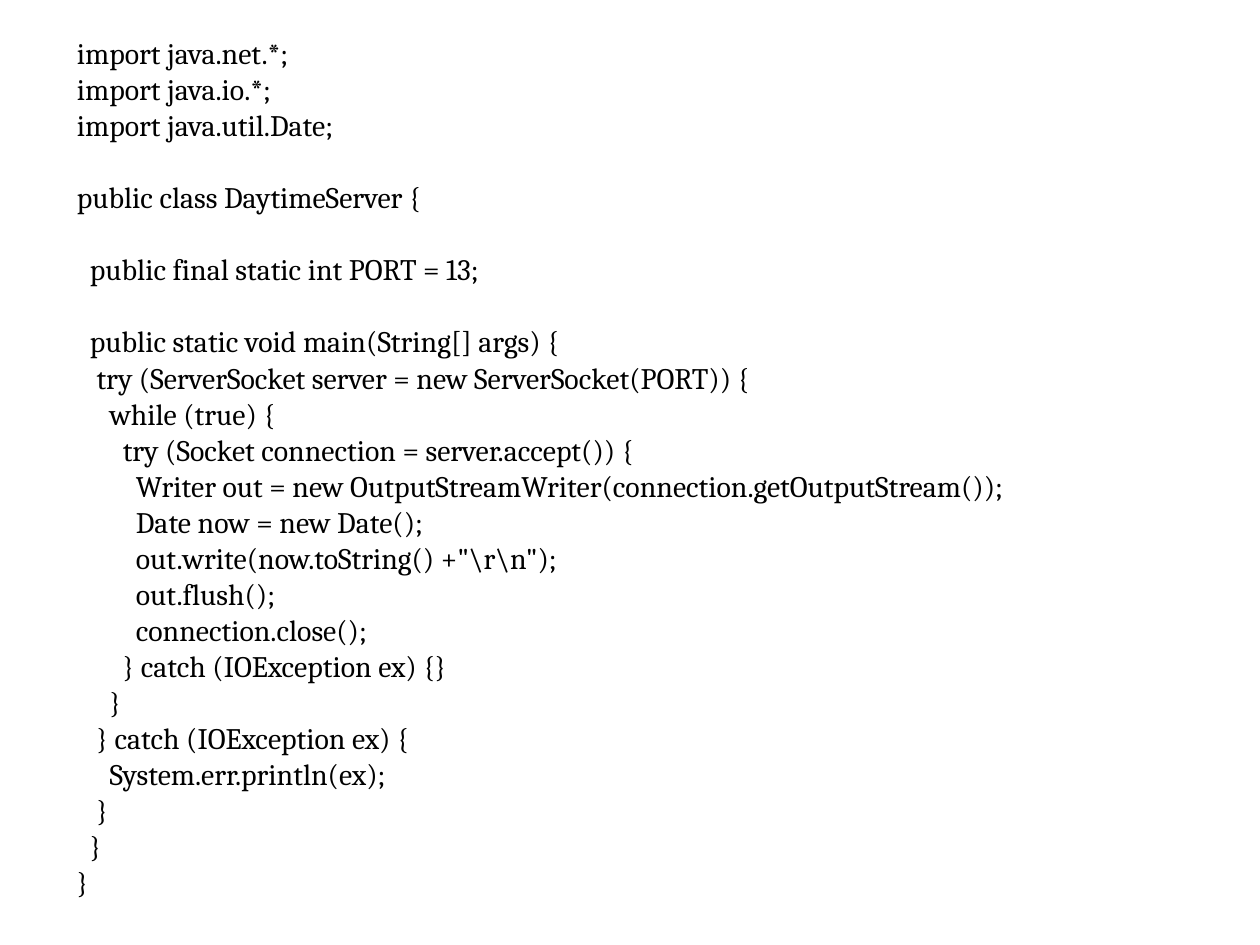
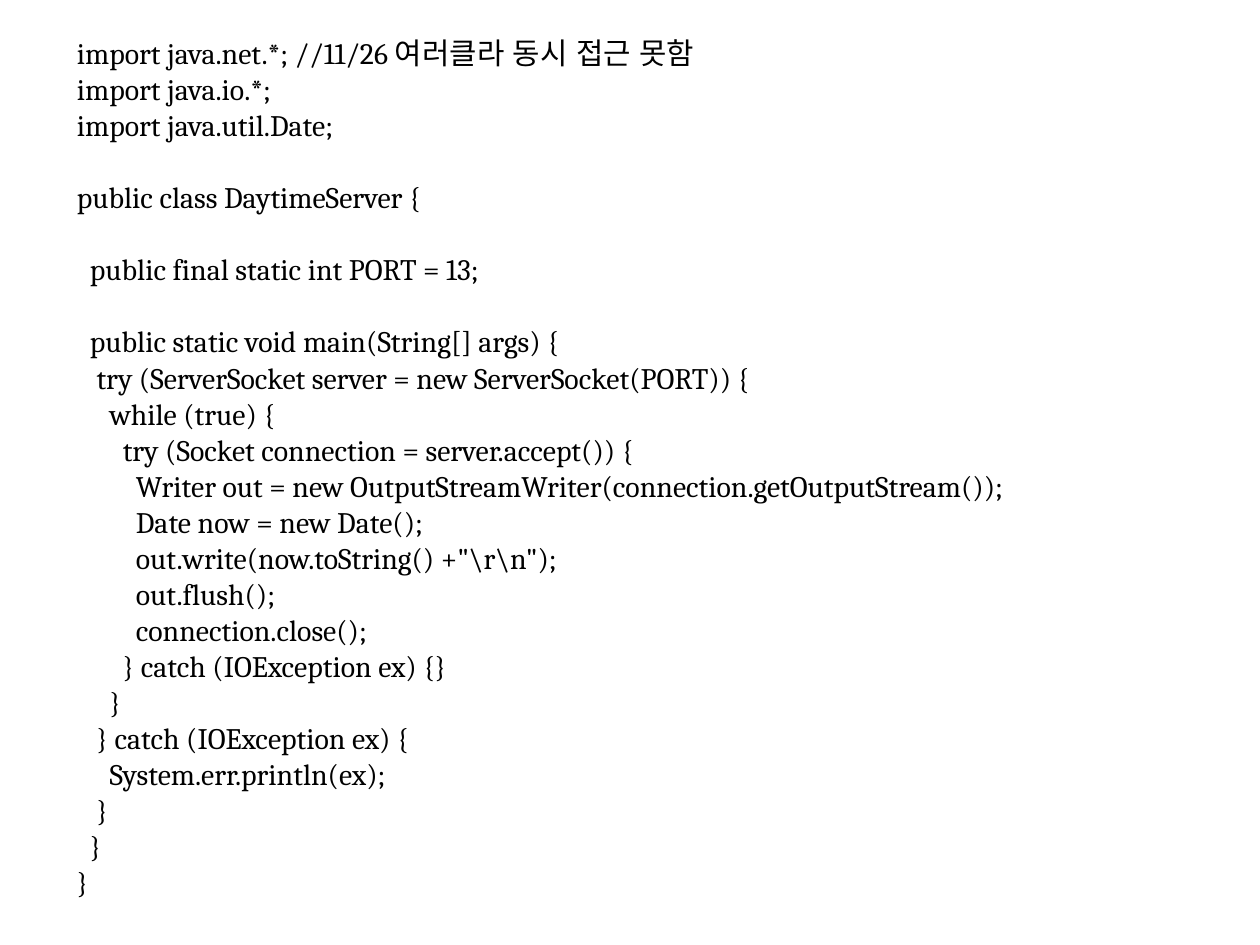
Before and after one commit to seleuchel/javaNetwork, a slide deck: slide 13 of ppt/321_chap09ServerSocket.ppt. Drawn at 1260x945 pixels with LibreOffice and Linux fonts; fonts in the diff are those of the drawing; background and template pictures are left out. Boxes give left, top, right and bottom in pixels: in the first picture for what was removed or moved away, otherwise in the second. Text is boxed around its words. In the diff, an @@ line names an element or a change of style, - is before the commit and + after.

```diff
--- a/ppt/321_chap09ServerSocket.ppt
+++ b/ppt/321_chap09ServerSocket.ppt
@@ text at [77,39,694,71]: text changed @@
-import java.net.*;
+import java.net.*; //11/26 여러클라 동시 접근 못함
```
Also in this commit, not shown: 2 other slides changed, 2 slides added, 4 other files.
